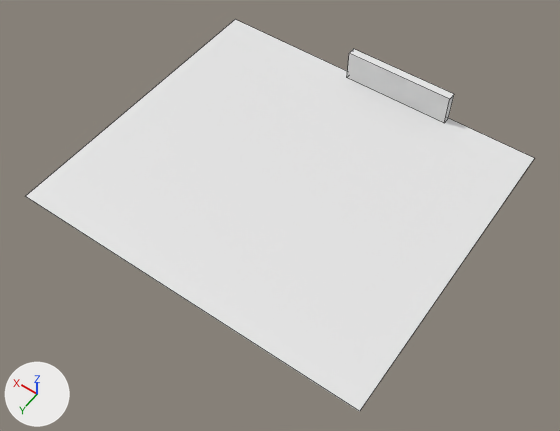
Renders of the Blender file FnafOneRecreationLayout.blend from each side of a commit.
Camera for both pictures: a camera (50 mm lens) standing at (-18.2, 26.0, 36.7) and looking at (-1.2, 2.2, -0.8). The lights are fixed; the arrows at lower left show +X, +Y and +Z. Mesh edges are drawn as thin lines.
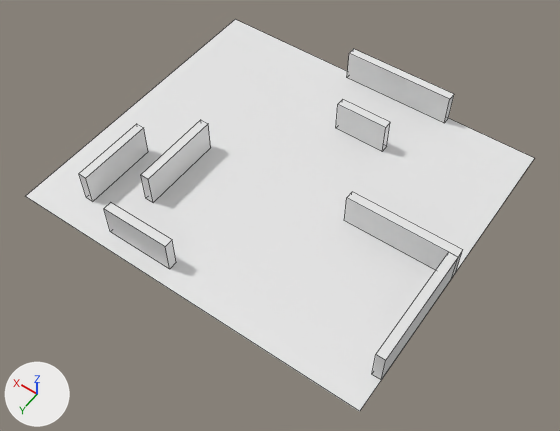
Commit message: added some of the walls to start the layout

Where the newer file only moved an object's origin or applied its transform, the numbers keep the older frame.

Changed parts and their boxes [x1, y1, x2, y2] in the pictures (560 x 431 px):
'Wall03', added
    after: [344, 192, 463, 279]
'Wall06.001', added
    after: [372, 252, 458, 380]
'Wall06', added
    after: [141, 120, 211, 202]
'Wall05', added
    after: [79, 124, 148, 201]
'Wall04', added
    after: [104, 203, 176, 269]
'Wall02', added
    after: [336, 99, 390, 151]

The edits, one by one:
Mesh me_cube_007 is new.
It is a box spanning x -3.79..3.81, y -0.29..0.29, z -1.09..1.09.
Mesh me_cube_006 is new.
It is a box spanning x -2.51..2.55, y -0.29..0.29, z -1.09..1.09.
Mesh me_cube_005 is new.
It is a box spanning x -3.3..2.28, y -0.29..0.29, z -1.09..1.09.
Mesh me_cube_004 is new.
It is a box spanning x -0.7..3.87, y -0.29..0.29, z -1.09..1.09.
Mesh me_cube_003 is new.
It is a box spanning x -3.86..3.28, y -0.29..0.29, z -1.09..1.09.
Mesh me_cube_002 is new.
It is a box spanning x -1.77..1.76, y -0.29..0.29, z -1.09..1.09.
Object 'Wall06.001' (ob_wall06_001) is new; it shows me_cube_007.
Its location is (-11.72, 4.58, 1.09).
Its rotation in degrees is (0, 0, 90).
Object 'Wall05' (ob_wall05) is new; it shows me_cube_006.
Its location is (8.63, 5.86, 1.09).
Its rotation in degrees is (0, 0, 90).
Object 'Wall06' (ob_wall06) is new; it shows me_cube_005.
Its location is (5.61, 4.06, 1.09).
Its rotation in degrees is (0, 0, 90).
Object 'Wall04' (ob_wall04) is new; it shows me_cube_004.
Its location is (2.03, 9.19, 1.09).
Object 'Wall03' (ob_wall03) is new; it shows me_cube_003.
Its location is (-8.15, 0.5, 1.09).
Object 'Wall02' (ob_wall02) is new; it shows me_cube_002.
Its location is (-2.04, -5.64, 1.09).
